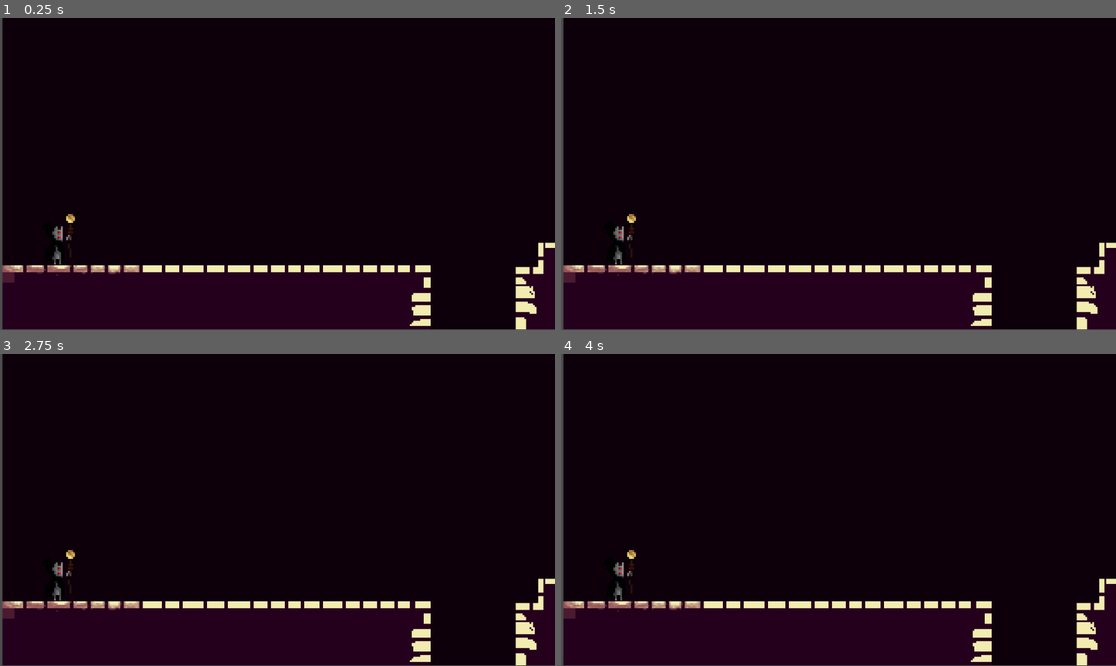
Above: before the commit, frames 1-4 (two rows, left to right).
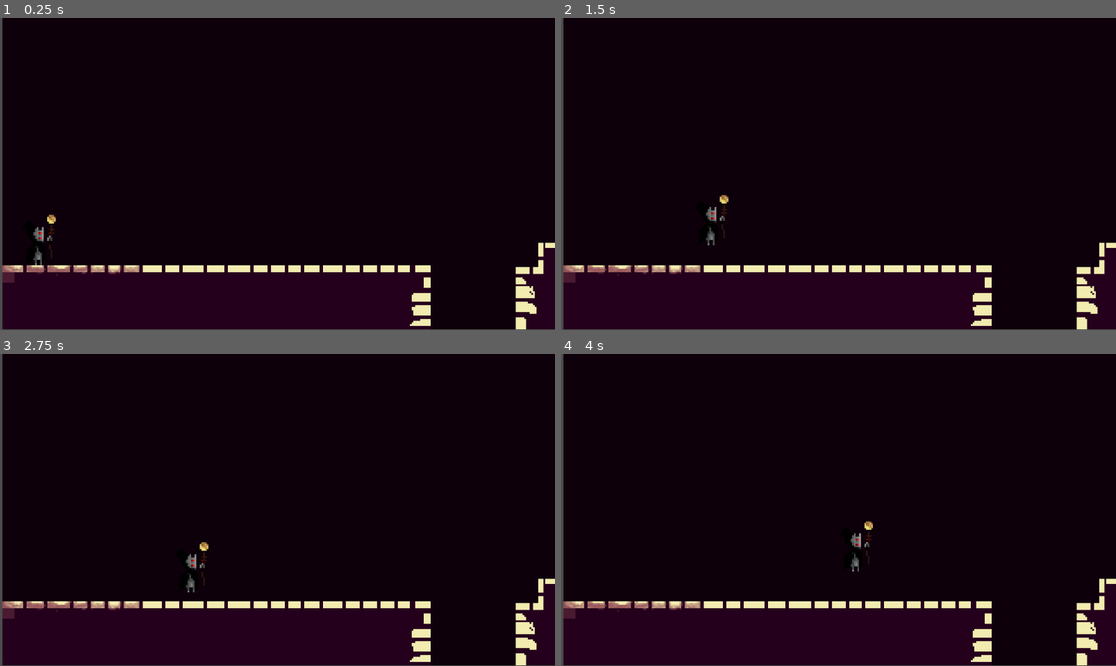
Above: after the commit, the same moments.

Repository: Gerchis/GoGodot4
Game: Godot game, scene res://test_world.tscn
Same seed, same stepped clock (60 frames per second), same inputs: the game is played once before the commit and once after it.
Inputs:
- Up to frame 1 (0.25 s): no input
- Up to frame 2 (1.5 s): tap Enter at 0.5 s; hold D (right) from 0.53 s (still down); tap Space (jump, bound only after the commit) at 0.6, 0.77, 1.07, 1.35 s
- Up to frame 3 (2.75 s): tap Space (jump, bound only after the commit) at 1.52, 1.82, 2.1 s; release D (right) at 2.03 s; hold A (left) from 2.03 s (still down)
- Up to frame 4 (4 s): release A (left) at 2.78 s; hold D (right) from 2.78 s (still down); tap Space (jump, bound only after the commit) at 2.85, 3.02, 3.32, 3.6, 3.77 s

The runs differ from the first frame. In frame 1, 0.4% of the frame differs, in the area x 6-14%, y 62-80%; in frame 2, 0.4%; in frame 3, 0.4%; in frame 4, 0.4%.

Commit message:
character_movement

Diff:
--- a/character/character_controller.gd
+++ b/character/character_controller.gd
@@ -1,11 +1,44 @@
 extends CharacterBody2D
 
-@export_category("movement_settings")
-@export var max_speed := 300.0
-@export var accel := 500.0
-@export var friction := 700.0
+const MAX_GRAVITY = 2000
+
+@export_category("MovementSettings")
+@export var max_speed := 500.0
+@export var accel := 1500.0
+@export var friction := 3000.0
+@export_category("JumpSettings")
+@export var gravity := 1700.0
+@export var jump_force := 900.0
+@export var jumps_availables := 1
+@export_range(0, 1.0) var min_jump_force := 0.5
 
 var movement_direction := 0.0
+var stored_jump := false
+var is_jumping := false
+var is_falling : bool :
+	get: return velocity.y > 0
+var jumps_done := 0
+
+@onready var jump_buffer_timer := $JumpBufferTimer
+@onready var coyote_time := $CoyoteTime
+
+func _ready():
+	jump_buffer_timer.timeout.connect(discard_jump_input)
+	coyote_time.timeout.connect(coyote_timeout)
+
+func _process(delta):
+	get_movement_input()
+	get_jump_input()
+
+func _physics_process(delta):
+	calculate_gravity(delta)
+
+	calculate_movement(delta)
+
+	jump()
+	jump_check()
+
+	move_and_slide()
 
 func get_movement_input():
 	movement_direction = 0.0
@@ -15,5 +48,49 @@
 	if Input.is_action_pressed("left"):
 		movement_direction -= 1.0
 
-func calculate_movement():
-	pass
+func calculate_movement(_delta):
+	var actual_accel = accel
+	var target_speed = movement_direction * max_speed
+
+	if target_speed == 0 or abs(velocity.x - target_speed) > abs(target_speed):
+		actual_accel = friction
+
+	var movement_velocity = move_toward(velocity.x, target_speed, actual_accel * _delta)
+
+	velocity.x = movement_velocity
+
+func calculate_gravity(_delta):
+	velocity.y += gravity * _delta
+	velocity.y = min(velocity.y, MAX_GRAVITY)
+
+func get_jump_input():
+	if Input.is_action_just_pressed("jump"):
+		stored_jump = true
+		jump_buffer_timer.start()
+
+func jump():
+	if stored_jump and jumps_done < jumps_availables:
+		is_jumping = true
+		stored_jump = false
+		jump_buffer_timer.stop()
+		coyote_time.stop()
+		jumps_done += 1
+		velocity.y = -jump_force
+
+func jump_check():
+	if is_on_floor() and is_falling:
+		is_jumping = false
+		jumps_done = 0
+		coyote_time.stop()
+
+	if !is_on_floor() and jumps_done == 0 and coyote_time.is_stopped():
+		coyote_time.start()
+
+	if Input.is_action_just_released("jump") and velocity.y < -jump_force * min_jump_force:
+		velocity.y = -jump_force * min_jump_force
+
+func discard_jump_input():
+	stored_jump = false
+
+func coyote_timeout():
+	jumps_done += 1
--- a/character/player.tscn
+++ b/character/player.tscn
@@ -16,3 +16,11 @@
 [node name="CollisionShape2D" type="CollisionShape2D" parent="."]
 position = Vector2(0, 32)
 shape = SubResource("CapsuleShape2D_1yfuu")
+
+[node name="JumpBufferTimer" type="Timer" parent="."]
+wait_time = 0.2
+one_shot = true
+
+[node name="CoyoteTime" type="Timer" parent="."]
+wait_time = 0.2
+one_shot = true
--- a/project.godot
+++ b/project.godot
@@ -35,3 +35,25 @@
 , Object(InputEventJoypadMotion,"resource_local_to_scene":false,"resource_name":"","device":-1,"axis":0,"axis_value":-1.0,"script":null)
 ]
 }
+up={
+"deadzone": 0.5,
+"events": [Object(InputEventKey,"resource_local_to_scene":false,"resource_name":"","device":-1,"window_id":0,"alt_pressed":false,"shift_pressed":false,"ctrl_pressed":false,"meta_pressed":false,"pressed":false,"keycode":0,"physical_keycode":87,"key_label":0,"unicode":119,"echo":false,"script":null)
+, Object(InputEventJoypadMotion,"resource_local_to_scene":false,"resource_name":"","device":-1,"axis":1,"axis_value":-1.0,"script":null)
+]
+}
+down={
+"deadzone": 0.5,
+"events": [Object(InputEventKey,"resource_local_to_scene":false,"resource_name":"","device":-1,"window_id":0,"alt_pressed":false,"shift_pressed":false,"ctrl_pressed":false,"meta_pressed":false,"pressed":false,"keycode":0,"physical_keycode":83,"key_label":0,"unicode":115,"echo":false,"script":null)
+, Object(InputEventJoypadMotion,"resource_local_to_scene":false,"resource_name":"","device":-1,"axis":1,"axis_value":1.0,"script":null)
+]
+}
+jump={
+"deadzone": 0.5,
+"events": [Object(InputEventKey,"resource_local_to_scene":false,"resource_name":"","device":-1,"window_id":0,"alt_pressed":false,"shift_pressed":false,"ctrl_pressed":false,"meta_pressed":false,"pressed":false,"keycode":0,"physical_keycode":32,"key_label":0,"unicode":32,"echo":false,"script":null)
+, Object(InputEventJoypadButton,"resource_local_to_scene":false,"resource_name":"","device":-1,"button_index":0,"pressure":0.0,"pressed":true,"script":null)
+]
+}
+
+[physics]
+
+common/physics_ticks_per_second=140
--- a/test_world.tscn
+++ b/test_world.tscn
@@ -1,20 +1,26 @@
-[gd_scene load_steps=3 format=3 uid="uid://gytqdyhab7t5"]
+[gd_scene load_steps=4 format=3 uid="uid://gytqdyhab7t5"]
 
-[ext_resource type="Texture2D" uid="uid://cc5wkuafw73ki" path="res://192x192.png" id="1_atpfd"]
 [ext_resource type="Texture2D" uid="uid://co8ugilv1lmqs" path="res://bk3.png" id="1_m4b07"]
+[ext_resource type="PackedScene" uid="uid://b0pui3n7koy48" path="res://character/player.tscn" id="2_mnxcp"]
+
+[sub_resource type="RectangleShape2D" id="RectangleShape2D_4bbe7"]
+size = Vector2(1491, 229)
 
 [node name="TestWorld" type="Node2D"]
-
-[node name="Control" type="Control" parent="."]
-layout_mode = 3
-anchors_preset = 0
-offset_right = 40.0
-offset_bottom = 40.0
 
 [node name="Bk3" type="Sprite2D" parent="."]
 position = Vector2(968, 538)
 texture = ExtResource("1_m4b07")
 
-[node name="192x192" type="Sprite2D" parent="."]
-position = Vector2(199, 757)
-texture = ExtResource("1_atpfd")
+[node name="StaticBody2D" type="StaticBody2D" parent="Bk3"]
+
+[node name="CollisionShape2D" type="CollisionShape2D" parent="Bk3/StaticBody2D"]
+position = Vector2(-222.5, 433)
+shape = SubResource("RectangleShape2D_4bbe7")
+
+[node name="CollisionShape2D2" type="CollisionShape2D" parent="Bk3/StaticBody2D"]
+position = Vector2(567, 616)
+shape = SubResource("RectangleShape2D_4bbe7")
+
+[node name="player" parent="." instance=ExtResource("2_mnxcp")]
+position = Vector2(133, 724)
